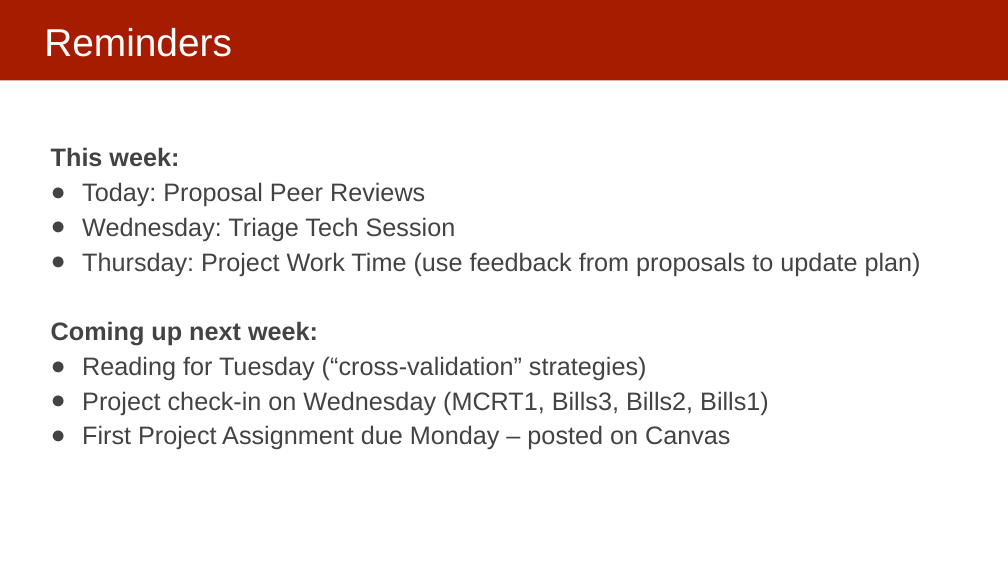
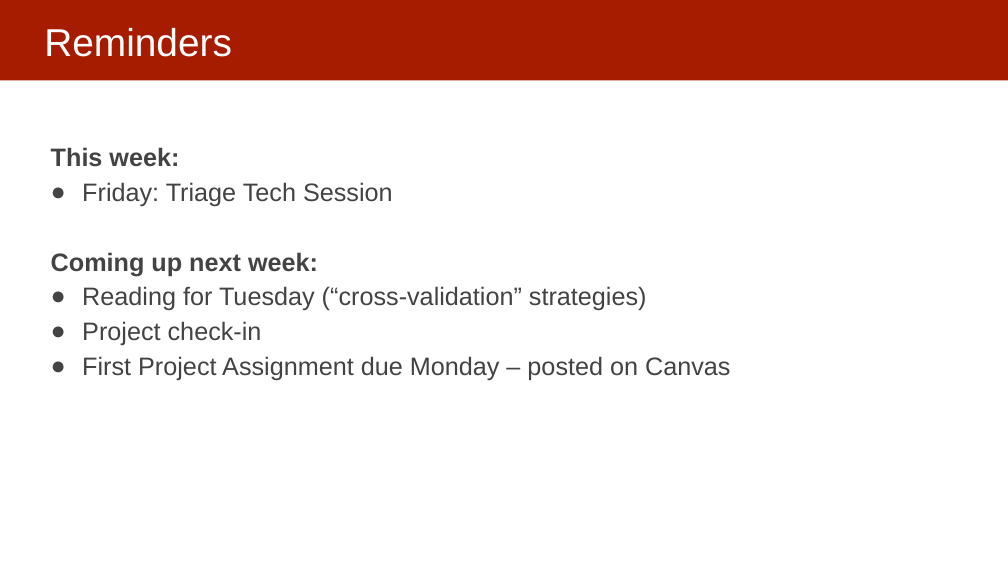
Before and after one commit to dssg/mlforpublicpolicylab, a slide deck: slide 26 of Lectures/10-model-selection-and-validation-part-1.pptx (slide 27 before the commit). Drawn at 1008x567 pixels with LibreOffice and Linux fonts; fonts in the diff are those of the drawing. Boxes give left, top, right and bottom in pixels: in the first picture for what was removed or moved away, otherwise in the second. Text is boxed around its words. In the diff, an @@ line names an element or a change of style, - is before the commit and + after.

```diff
--- a/Lectures/10-model-selection-and-validation-part-1.pptx
+++ b/Lectures/10-model-selection-and-validation-part-1.pptx
@@ text at [82,182,393,207]: text changed @@
-● Today: Proposal Peer Reviews
-● Wednesday: Triage Tech Session
-● Thursday: Project Work Time (use feedback from proposals to update plan)
+● Friday: Triage Tech Session
@@ text at [82,321,262,345]: text changed @@
-● Project check-in on Wednesday (MCRT1, Bills3, Bills2, Bills1)
+● Project check-in
```
Also in this commit, not shown: 4 other slides changed, 1 slide added, 2 slides removed.
